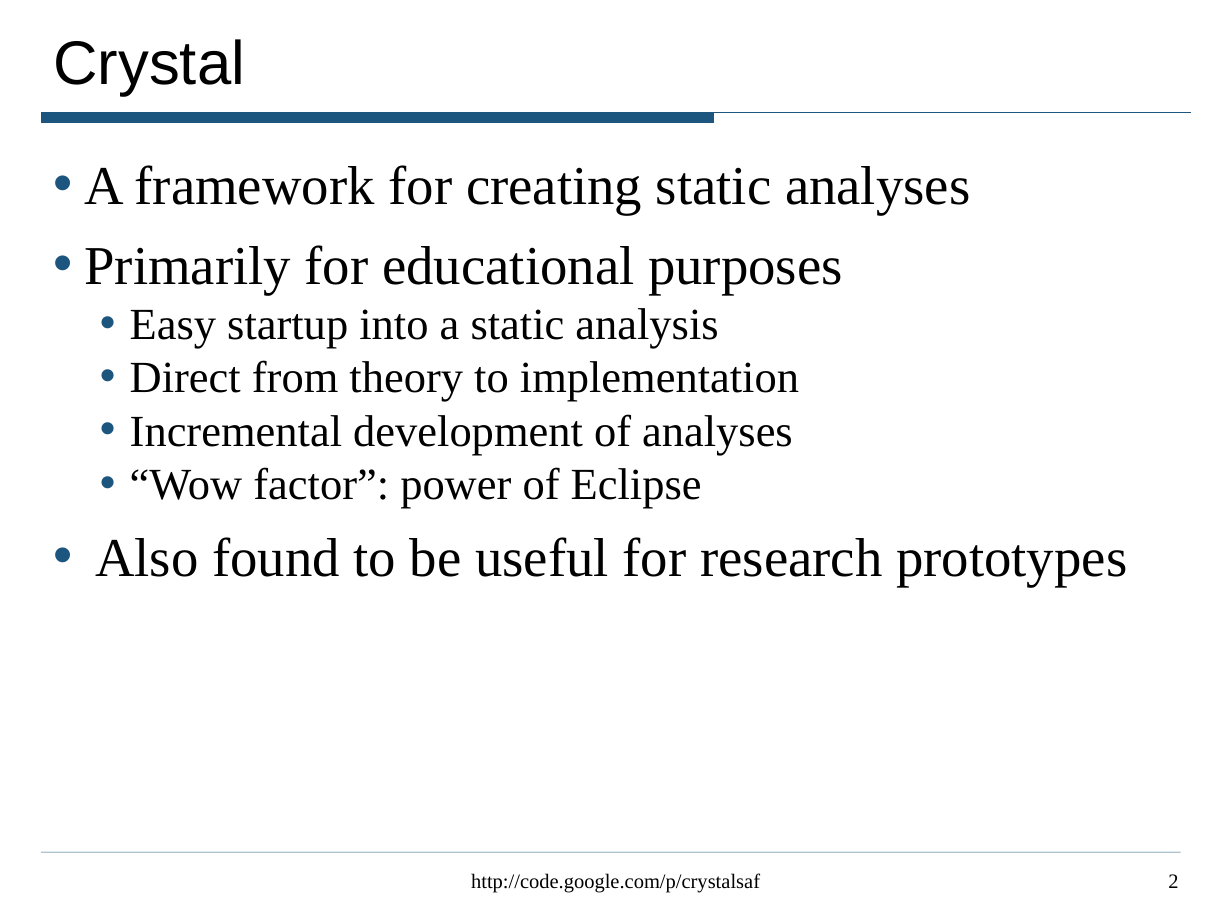
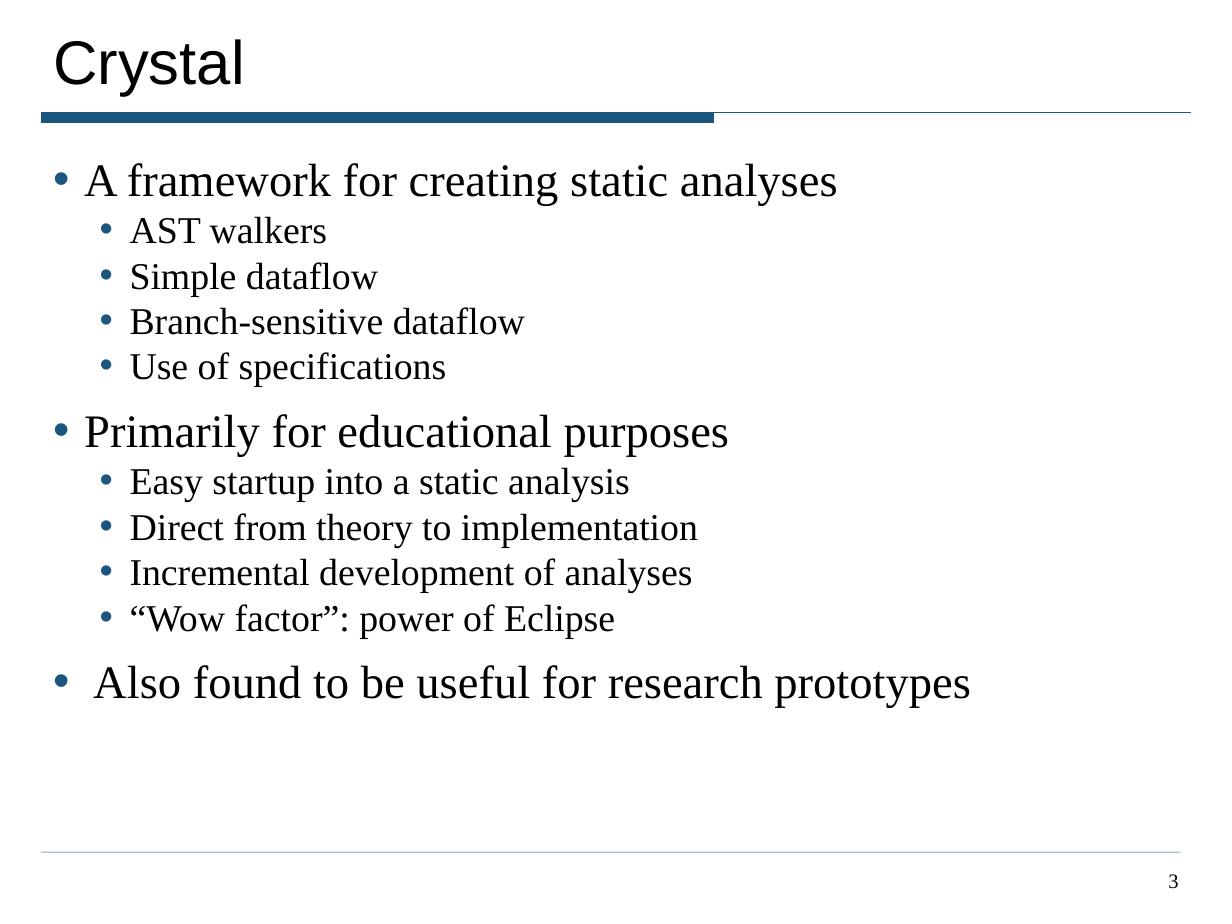
Before and after one commit to roterdam/crystalsaf, a slide deck: slide 3 of TutorialExamples/CrystalTutorial.ppt (slide 2 before the commit). Drawn at 1232x924 pixels with LibreOffice and Linux fonts; fonts in the diff are those of the drawing. Boxes give left, top, right and bottom in pixels: in the first picture for what was removed or moved away, otherwise in the second. Text is boxed around its words. In the diff, an @@ line names an element or a change of style, - is before the commit and + after.

```diff
--- a/TutorialExamples/CrystalTutorial.ppt
+++ b/TutorialExamples/CrystalTutorial.ppt
@@ text at (84,163,971,708): size 32 to 27.2 pt in "A framework for creating static analyses", "Primarily for educational purposes", "Also found to be useful for research ..."; size 26 to 22.1 pt in "Easy startup into a static analysis", "Direct from theory to implementation", "Incremental development of analyses", "“Wow factor”: power of Eclipse" @@
@@ text at (130,216,525,387): paragraphs added @@
+  • AST walkers
+  • Simple dataflow
+  • Branch-sensitive dataflow
+  • Use of specifications
@@ text removed at (471,873,760,893) @@
-http://code.google.com/p/crystalsaf
@@ page number at (1168,874,1178,889): text changed @@
-2
+3
```
Also in this commit, not shown: 35 other slides changed, 2 slides added.
